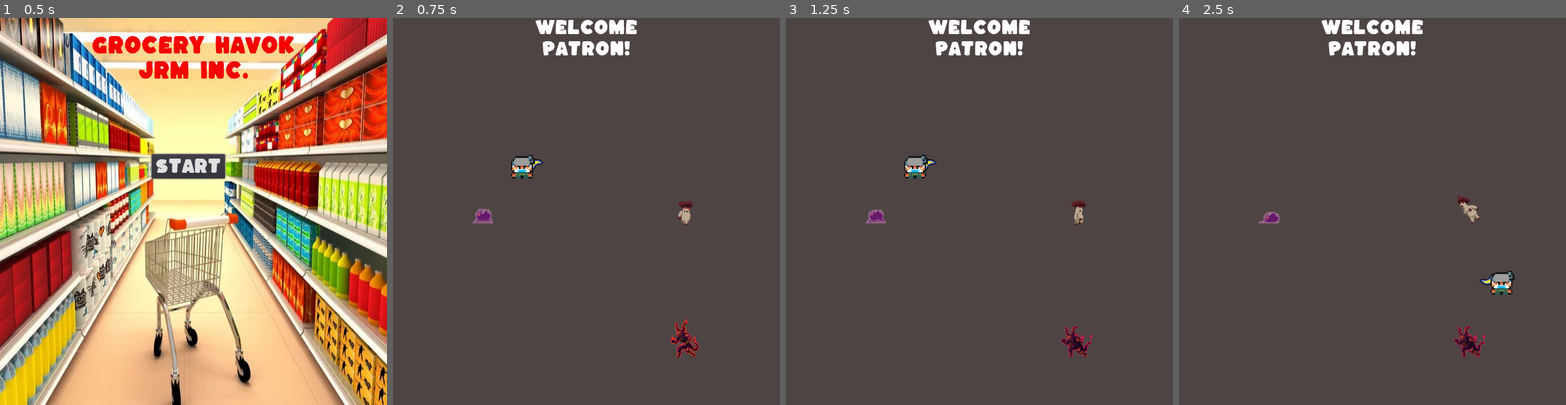
Above: before the commit, frames 1-4 (left to right).
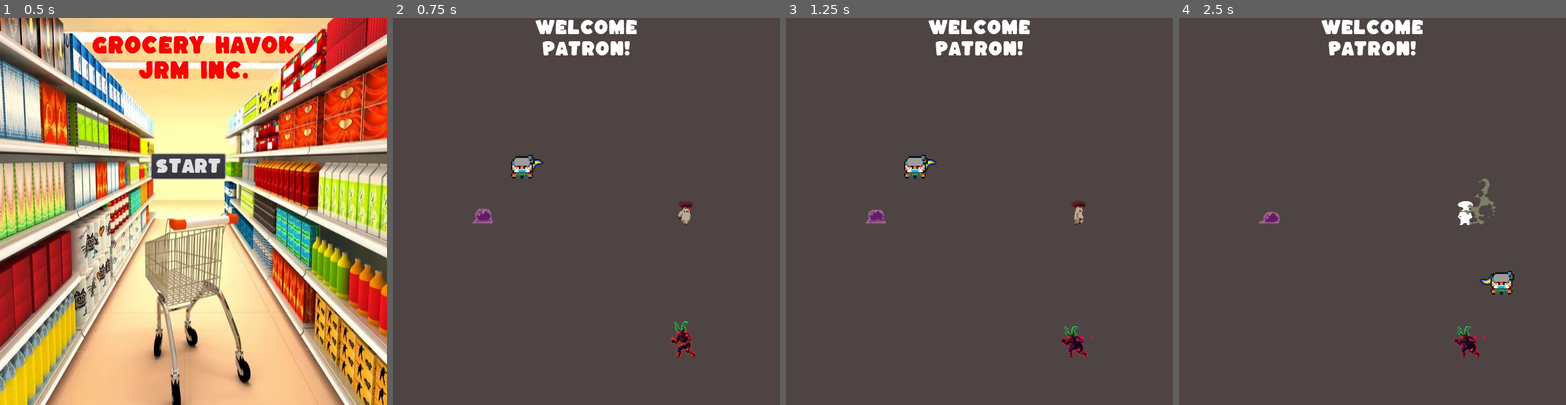
Above: after the commit, the same moments.

Repository: JWolff98/Grocery-Havok
Game: Godot game, scene res://main.tscn
Same seed, same stepped clock (60 frames per second), same inputs: the game is played once before the commit and once after it.
Inputs (mouse positions are in pixels of both pictures, inside the frame that each line leads up to):
- Up to frame 1 (0.5 s): no input
- Up to frame 2 (0.75 s): click "Start" at 0.5 s
- Up to frame 3 (1.25 s): no input
- Up to frame 4 (2.5 s): move the mouse to (1457, 192) at 1.27 s; hold D (move_right) 1.28-2.03 s; tap Space (attack) at 1.35, 2.1 s; move the mouse to (1295, 230) at 2.02 s; hold S (move_down) from 2.03 s (still down)

Frame 1 is identical in both runs. In frame 2, 0.1% of the frame differs, in the area x 72-80%, y 77-87%; in frame 3, less than 0.1%; in frame 4, 0.5%, in the area x 71-82%, y 41-87%.

Commit message:
grape spawning and blood

Diff:
--- a/grape.gd
+++ b/grape.gd
@@ -12,11 +12,14 @@
 var frameTimer
 var framedVelocity
 var dead = false
+var spawned = false
 var tutorial = false
+var is_freed = false
+var disabled = false
 signal grape_death
 
 func _physics_process(delta):
-	if not dead:
+	if not dead and spawned:
 		$AnimatedSprite.playing = true
 		$AnimatedSprite.animation = "move"
 		var move_towards = get_parent().get_node("player").position
@@ -47,11 +50,21 @@
 	screen_size = get_viewport_rect().size
 	frameTimer = 0
 	current_hp = max_hp
+	on_spawn()
 
 
 # Called every frame. 'delta' is the elapsed time since the previous frame.
 #func _process(delta):
 #	pass
+
+func on_spawn():
+	$AnimatedSprite.playing = true
+	$AnimatedSprite.animation = "spawn"
+	$AnimatedSprite.play()
+	yield($AnimatedSprite, "animation_finished")
+	spawned = true
+	$AnimatedSprite.animation = "move"
+
 func on_hit(dmg):
 	current_hp -= dmg
 	if current_hp <= 0 and not tutorial:
@@ -71,3 +84,14 @@
 	yield($AnimatedSprite, "animation_finished")
 	emit_signal("grape_death")
 	queue_free()
+	is_freed = true
+
+func is_dead():
+	return is_freed
+
+func disable():
+	get_node("CollisionShape2D").set_deferred("disabled", true)
+	disabled = true
+func enable():
+	get_node("CollisionShape2D").set_deferred("disabled", false)
+	disabled = false
--- a/grape.tscn
+++ b/grape.tscn
@@ -1,35 +1,46 @@
-[gd_scene load_steps=20 format=2]
+[gd_scene load_steps=29 format=2]
 
 [ext_resource path="res://assets/killer_grapes.png" type="Texture" id=1]
 [ext_resource path="res://grape.gd" type="Script" id=2]
+[ext_resource path="res://assets/killer_grapes (1).png" type="Texture" id=3]
 
 [sub_resource type="RectangleShape2D" id=1]
 extents = Vector2( 9, 7 )
 
-[sub_resource type="AtlasTexture" id=3]
+[sub_resource type="AtlasTexture" id=18]
 flags = 4
-atlas = ExtResource( 1 )
-region = Rect2( 0, 50, 32, 25 )
+atlas = ExtResource( 3 )
+region = Rect2( 64, 100, 32, 25 )
 
-[sub_resource type="AtlasTexture" id=4]
+[sub_resource type="AtlasTexture" id=19]
 flags = 4
-atlas = ExtResource( 1 )
-region = Rect2( 32, 50, 32, 25 )
+atlas = ExtResource( 3 )
+region = Rect2( 96, 100, 32, 25 )
 
-[sub_resource type="AtlasTexture" id=5]
+[sub_resource type="AtlasTexture" id=20]
 flags = 4
-atlas = ExtResource( 1 )
-region = Rect2( 64, 50, 32, 25 )
+atlas = ExtResource( 3 )
+region = Rect2( 128, 100, 32, 25 )
 
-[sub_resource type="AtlasTexture" id=6]
+[sub_resource type="AtlasTexture" id=21]
 flags = 4
-atlas = ExtResource( 1 )
-region = Rect2( 96, 50, 32, 25 )
+atlas = ExtResource( 3 )
+region = Rect2( 0, 125, 32, 25 )
 
-[sub_resource type="AtlasTexture" id=7]
+[sub_resource type="AtlasTexture" id=22]
 flags = 4
-atlas = ExtResource( 1 )
-region = Rect2( 128, 50, 32, 25 )
+atlas = ExtResource( 3 )
+region = Rect2( 32, 125, 32, 25 )
+
+[sub_resource type="AtlasTexture" id=23]
+flags = 4
+atlas = ExtResource( 3 )
+region = Rect2( 64, 125, 32, 25 )
+
+[sub_resource type="AtlasTexture" id=24]
+flags = 4
+atlas = ExtResource( 3 )
+region = Rect2( 96, 125, 32, 25 )
 
 [sub_resource type="AtlasTexture" id=8]
 flags = 4
@@ -81,9 +92,39 @@
 atlas = ExtResource( 1 )
 region = Rect2( 32, 25, 32, 25 )
 
+[sub_resource type="AtlasTexture" id=25]
+flags = 4
+atlas = ExtResource( 3 )
+region = Rect2( 0, 0, 32, 25 )
+
+[sub_resource type="AtlasTexture" id=26]
+flags = 4
+atlas = ExtResource( 3 )
+region = Rect2( 32, 0, 32, 25 )
+
+[sub_resource type="AtlasTexture" id=27]
+flags = 4
+atlas = ExtResource( 3 )
+region = Rect2( 64, 0, 32, 25 )
+
+[sub_resource type="AtlasTexture" id=28]
+flags = 4
+atlas = ExtResource( 3 )
+region = Rect2( 96, 0, 32, 25 )
+
+[sub_resource type="AtlasTexture" id=29]
+flags = 4
+atlas = ExtResource( 3 )
+region = Rect2( 128, 0, 32, 25 )
+
+[sub_resource type="AtlasTexture" id=30]
+flags = 4
+atlas = ExtResource( 3 )
+region = Rect2( 0, 25, 32, 25 )
+
 [sub_resource type="SpriteFrames" id=2]
 animations = [ {
-"frames": [ SubResource( 3 ), SubResource( 4 ), SubResource( 5 ), SubResource( 6 ), SubResource( 7 ) ],
+"frames": [ SubResource( 18 ), SubResource( 19 ), SubResource( 20 ), SubResource( 21 ), SubResource( 22 ), SubResource( 23 ), SubResource( 24 ) ],
 "loop": true,
 "name": "death",
 "speed": 5.0
@@ -91,6 +132,11 @@
 "frames": [ SubResource( 8 ), SubResource( 9 ), SubResource( 10 ), SubResource( 11 ), SubResource( 12 ), SubResource( 13 ), SubResource( 14 ), SubResource( 15 ), SubResource( 16 ), SubResource( 17 ) ],
 "loop": true,
 "name": "move",
+"speed": 5.0
+}, {
+"frames": [ SubResource( 25 ), SubResource( 26 ), SubResource( 27 ), SubResource( 28 ), SubResource( 29 ), SubResource( 30 ) ],
+"loop": true,
+"name": "spawn",
 "speed": 5.0
 } ]
 
@@ -107,6 +153,6 @@
 position = Vector2( -4.76837e-07, 0 )
 scale = Vector2( 0.625, 0.88 )
 frames = SubResource( 2 )
-animation = "move"
+animation = "spawn"
 
 [node name="NavigationAgent2D" type="NavigationAgent2D" parent="."]
--- a/main.gd
+++ b/main.gd
@@ -176,28 +176,29 @@
 func _on_smoke_screen():
 	$background_1.hide()
 	start_hidden = true
-	#var mobs = get_tree().get_nodes_in_group("mobs")
-	#print(len(mobs))
+	var mobs = get_tree().get_nodes_in_group("mobs")
 	# Replace with function body.
-	#for mob in mobs:
-	#	if not "pepper" in mob.name and is_instance_valid(mob):
-	#		mob.hide()
-	#		mob.disabled = true
-	#		$grapePath/grapeSpawnLocation.set_offset(randi())
-	#		while $grapePath/grapeSpawnLocation.position.distance_to($player.position) < 100:
-	#			$grapePath/grapeSpawnLocation.set_offset(randi())
-	#		mob.position = $grapePath/grapeSpawnLocation.position
-
-
+	for mob in mobs:
+		if "mushroom" in mob.name or "grape" in mob.name:
+			if not mob.is_dead():
+				mob.hide()
+				mob.disable()
+				$grapePath/grapeSpawnLocation.set_offset(randi())
+				while $grapePath/grapeSpawnLocation.position.distance_to($player.position) < 200:
+					$grapePath/grapeSpawnLocation.set_offset(randi())
+				mob.position = $grapePath/grapeSpawnLocation.position
 
 func _on_smoke_screen_stop():
 	if start_hidden:
-	#	var mobs = get_tree().get_nodes_in_group("mobs")
+		var mobs = get_tree().get_nodes_in_group("mobs")
 	# Replace with function body.
-	#	for mob in mobs:
-	#		if not "pepper" in mob.name and is_instance_valid(mob):
-	#			mob.disabled = false
+		for mob in mobs:
+			if "mushroom" in mob.name or "grape" in mob.name:
+				if not mob.is_dead():
+					mob.show()
+					mob.enable()
 		$background_1.show()
 		start_hidden = false #th function body.
+
 func _increment():
 	$HUD.update_progress()
--- a/mushroom.gd
+++ b/mushroom.gd
@@ -9,6 +9,8 @@
 var dead = false
 var hit = false
 var tutorial = false
+var is_freed = false
+var disabled = false
 onready var navigation_agent = $NavigationAgent2D
 signal mushroom_death
 
@@ -68,6 +70,7 @@
 		yield($AnimatedSprite, "animation_finished")
 		$AnimatedSprite.animation = "running"
 		$AnimatedSprite.playing = true
+
 func on_death():
 	dead = true
 	get_node("CollisionShape2D").set_deferred("disabled", true)
@@ -75,6 +78,17 @@
 	yield($AnimatedSprite, "animation_finished")
 	emit_signal("mushroom_death")
 	queue_free()
+	is_freed = true
+
+func is_dead():
+	return is_freed
+
+func disable():
+	get_node("CollisionShape2D").set_deferred("disabled", true)
+	disabled = true
+func enable():
+	get_node("CollisionShape2D").set_deferred("disabled", false)
+	disabled = false
 # Called every frame. 'delta' is the elapsed time since the previous frame.
 #func _process(delta):
 #	pass
--- a/mushroom.tscn
+++ b/mushroom.tscn
@@ -65,15 +65,25 @@
 atlas = ExtResource( 3 )
 region = Rect2( 58, 0, 40, 107 )
 
-[sub_resource type="AtlasTexture" id=13]
+[sub_resource type="AtlasTexture" id=40]
 flags = 4
 atlas = ExtResource( 3 )
-region = Rect2( 346, 0, 40, 107 )
+region = Rect2( 194, 0, 79, 102 )
 
-[sub_resource type="AtlasTexture" id=14]
+[sub_resource type="AtlasTexture" id=41]
 flags = 4
 atlas = ExtResource( 3 )
-region = Rect2( 490, 0, 40, 107 )
+region = Rect2( 345, 0, 79, 102 )
+
+[sub_resource type="AtlasTexture" id=42]
+flags = 4
+atlas = ExtResource( 3 )
+region = Rect2( 495, 0, 79, 103 )
+
+[sub_resource type="AtlasTexture" id=43]
+flags = 4
+atlas = ExtResource( 3 )
+region = Rect2( 648, 0, 79, 103 )
 
 [sub_resource type="AtlasTexture" id=28]
 flags = 4
@@ -147,7 +157,7 @@
 "name": "death",
 "speed": 5.0
 }, {
-"frames": [ SubResource( 12 ), SubResource( 13 ), SubResource( 14 ) ],
+"frames": [ SubResource( 12 ), SubResource( 40 ), SubResource( 41 ), SubResource( 42 ), SubResource( 43 ) ],
 "loop": true,
 "name": "hit",
 "speed": 5.0
--- a/pepper.gd
+++ b/pepper.gd
@@ -8,6 +8,7 @@
 var dead = false
 var tutorial = false
 signal pepper_death
+
 func _physics_process(delta):
 	if not dead:
 		pass
--- a/pepper.tscn
+++ b/pepper.tscn
@@ -1,9 +1,10 @@
-[gd_scene load_steps=32 format=2]
+[gd_scene load_steps=33 format=2]
 
 [ext_resource path="res://assets/red_pepper_burn.png" type="Texture" id=1]
-[ext_resource path="res://assets/red_pepper_idle.png" type="Texture" id=2]
-[ext_resource path="res://assets/red_pepper_beast_transformation.png" type="Texture" id=3]
+[ext_resource path="res://assets/Pepper_burn.png" type="Texture" id=2]
+[ext_resource path="res://assets/Pepper_beast_transformation.png" type="Texture" id=3]
 [ext_resource path="res://pepper.gd" type="Script" id=4]
+[ext_resource path="res://assets/Pepper_idle.png" type="Texture" id=5]
 
 [sub_resource type="RectangleShape2D" id=1]
 extents = Vector2( 22, 30.5 )
@@ -68,69 +69,69 @@
 atlas = ExtResource( 1 )
 region = Rect2( 0, 474, 65, 158 )
 
-[sub_resource type="AtlasTexture" id=42]
+[sub_resource type="AtlasTexture" id=55]
 flags = 4
 atlas = ExtResource( 3 )
 region = Rect2( 0, 0, 65, 158 )
 
-[sub_resource type="AtlasTexture" id=43]
+[sub_resource type="AtlasTexture" id=56]
 flags = 4
 atlas = ExtResource( 3 )
 region = Rect2( 65, 0, 65, 158 )
 
-[sub_resource type="AtlasTexture" id=44]
+[sub_resource type="AtlasTexture" id=57]
 flags = 4
 atlas = ExtResource( 3 )
 region = Rect2( 130, 0, 65, 158 )
 
-[sub_resource type="AtlasTexture" id=18]
+[sub_resource type="AtlasTexture" id=45]
+flags = 4
+atlas = ExtResource( 5 )
+region = Rect2( 0, 0, 65, 154 )
+
+[sub_resource type="AtlasTexture" id=46]
+flags = 4
+atlas = ExtResource( 5 )
+region = Rect2( 65, 0, 65, 154 )
+
+[sub_resource type="AtlasTexture" id=47]
+flags = 4
+atlas = ExtResource( 5 )
+region = Rect2( 130, 0, 65, 154 )
+
+[sub_resource type="AtlasTexture" id=48]
+flags = 4
+atlas = ExtResource( 5 )
+region = Rect2( 195, 0, 65, 154 )
+
+[sub_resource type="AtlasTexture" id=49]
+flags = 4
+atlas = ExtResource( 5 )
+region = Rect2( 260, 0, 65, 154 )
+
+[sub_resource type="AtlasTexture" id=50]
+flags = 4
+atlas = ExtResource( 5 )
+region = Rect2( 0, 154, 65, 154 )
+
+[sub_resource type="AtlasTexture" id=51]
 flags = 4
 atlas = ExtResource( 2 )
-region = Rect2( 0, 0, 65, 154 )
+region = Rect2( 0, 0, 65, 158 )
 
-[sub_resource type="AtlasTexture" id=19]
+[sub_resource type="AtlasTexture" id=52]
 flags = 4
 atlas = ExtResource( 2 )
-region = Rect2( 65, 0, 65, 154 )
+region = Rect2( 65, 0, 65, 158 )
 
-[sub_resource type="AtlasTexture" id=20]
+[sub_resource type="AtlasTexture" id=53]
 flags = 4
 atlas = ExtResource( 2 )
-region = Rect2( 130, 0, 65, 154 )
+region = Rect2( 130, 0, 65, 158 )
 
-[sub_resource type="AtlasTexture" id=21]
+[sub_resource type="AtlasTexture" id=54]
 flags = 4
 atlas = ExtResource( 2 )
-region = Rect2( 195, 0, 65, 154 )
-
-[sub_resource type="AtlasTexture" id=22]
-flags = 4
-atlas = ExtResource( 2 )
-region = Rect2( 260, 0, 65, 154 )
-
-[sub_resource type="AtlasTexture" id=23]
-flags = 4
-atlas = ExtResource( 2 )
-region = Rect2( 0, 154, 65, 154 )
-
-[sub_resource type="AtlasTexture" id=38]
-flags = 4
-atlas = ExtResource( 1 )
-region = Rect2( 0, 0, 65, 158 )
-
-[sub_resource type="AtlasTexture" id=39]
-flags = 4
-atlas = ExtResource( 1 )
-region = Rect2( 65, 0, 65, 158 )
-
-[sub_resource type="AtlasTexture" id=40]
-flags = 4
-atlas = ExtResource( 1 )
-region = Rect2( 130, 0, 65, 158 )
-
-[sub_resource type="AtlasTexture" id=41]
-flags = 4
-atlas = ExtResource( 1 )
 region = Rect2( 195, 0, 65, 158 )
 
 [sub_resource type="SpriteFrames" id=32]
Binary file changed: assets/Mushroom - Take Hit.png
Binary file added: assets/Pepper_beast_transformation.png
Not shown, added: assets/Pepper_beast_transformation.png.import
Binary file added: assets/Pepper_burn.png
Not shown, added: assets/Pepper_burn.png.import
Binary file added: assets/Pepper_idle.png
Not shown, added: assets/Pepper_idle.png.import
Binary file added: assets/killer_grapes (1).png
Not shown, added: assets/killer_grapes (1).png.import
Not shown: 1 places in mushroom.tscn that only renumber resources
Not shown: 1 places in pepper.tscn that only renumber resources
